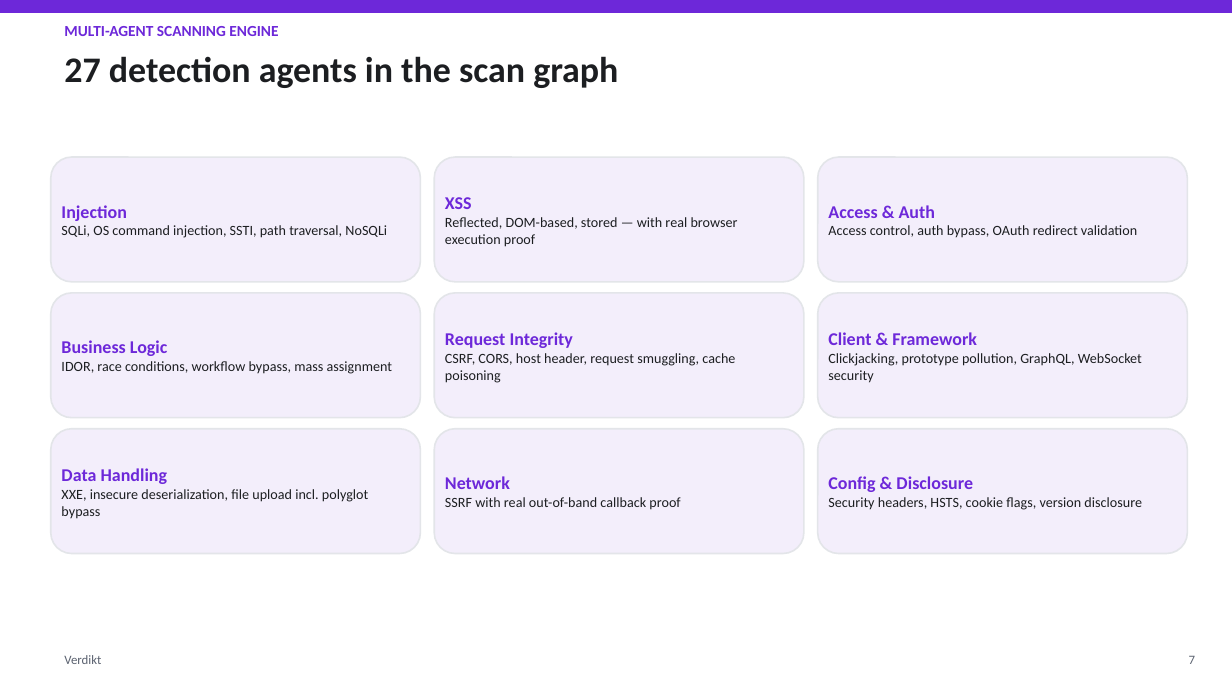
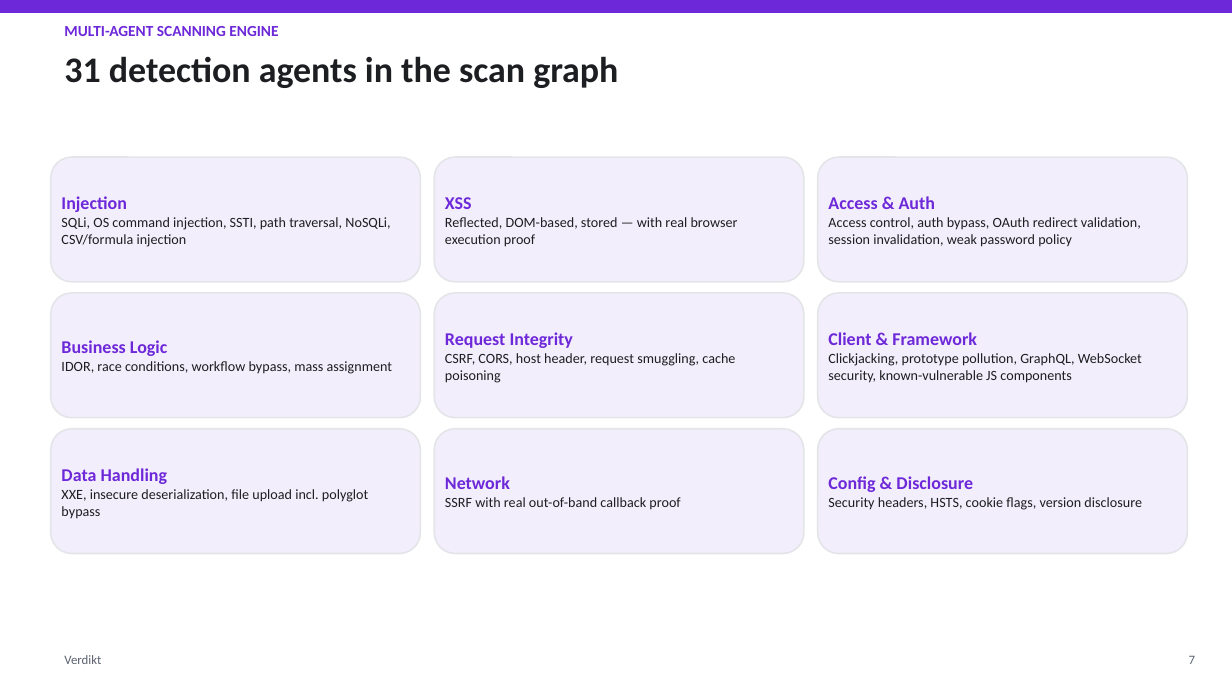
Before and after one commit to mudigondabhanu85/verdikt, a slide deck: slide 7 of docs/architecture-overview/Verdikt_Presentation.pptx. Drawn at 1232x693 pixels with LibreOffice and Linux fonts; fonts in the diff are those of the drawing. Boxes give left, top, right and bottom in pixels: in the first picture for what was removed or moved away, otherwise in the second. Text is boxed around its words. In the diff, an @@ line names an element or a change of style, - is before the commit and + after.

```diff
--- a/docs/architecture-overview/Verdikt_Presentation.pptx
+++ b/docs/architecture-overview/Verdikt_Presentation.pptx
@@ text at box(64, 56, 618, 88): text changed @@
-27 detection agents in the scan graph
+31 detection agents in the scan graph
@@ text in rounded rectangle at box(61, 217, 390, 247): text changed @@
-SQLi, OS command injection, SSTI, path traversal, NoSQLi
+SQLi, OS command injection, SSTI, path traversal, NoSQLi, CSV/formula injection
@@ text in rounded rectangle at box(828, 217, 1141, 247): text changed @@
-Access control, auth bypass, OAuth redirect validation
+Access control, auth bypass, OAuth redirect validation, session invalidation, weak password policy
@@ text in rounded rectangle at box(828, 353, 1142, 383): text changed @@
-Clickjacking, prototype pollution, GraphQL, WebSocket security
+Clickjacking, prototype pollution, GraphQL, WebSocket security, known-vulnerable JS components
```
Also in this commit, not shown: 11 other slides changed, 13 other files.
